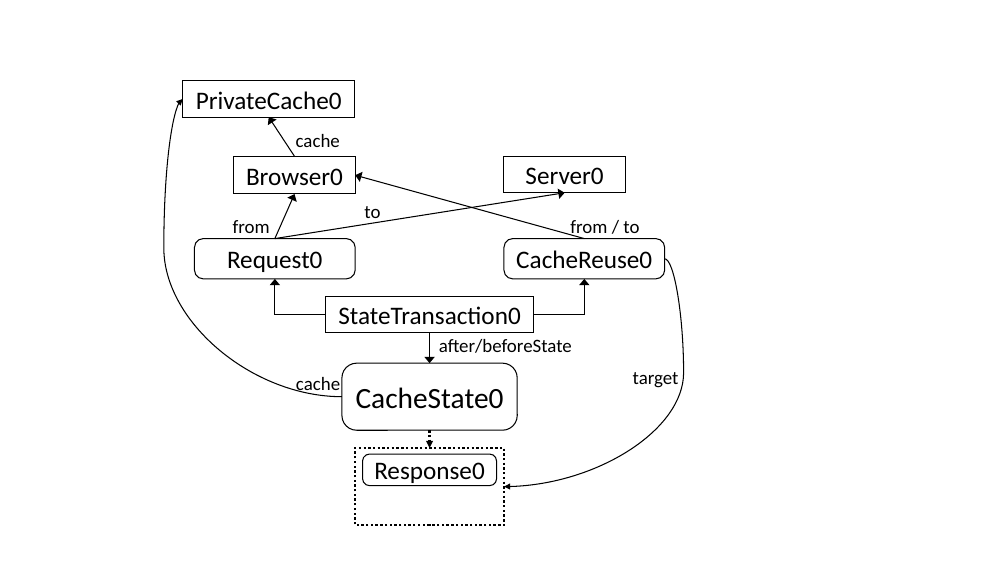
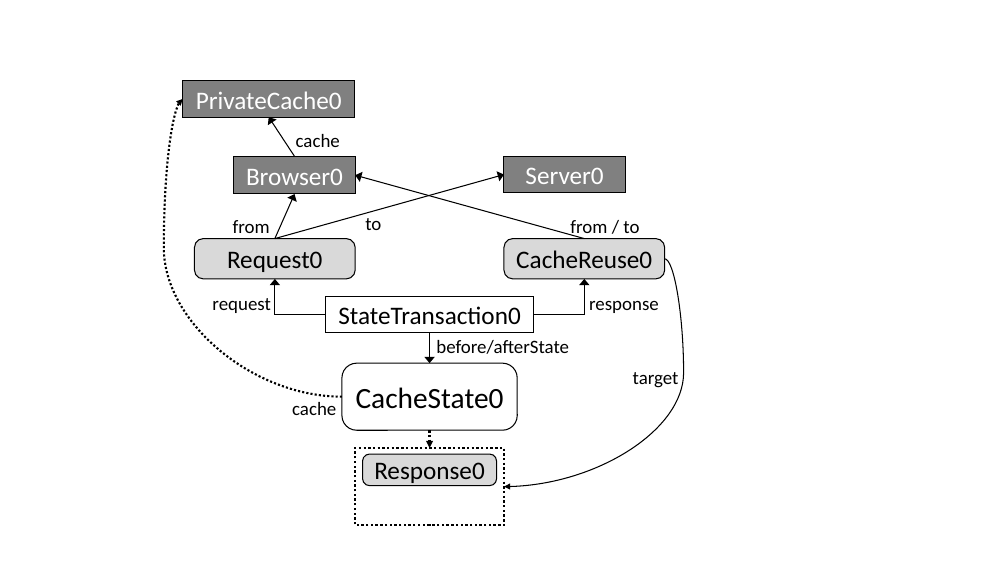
Before and after one commit to simahell/Master-Thesis, a slide deck: slide 9 of fig/fig.pptx. Drawn at 1008x567 pixels with LibreOffice and Linux fonts; fonts in the diff are those of the drawing. Boxes give left, top, right and bottom in pixels: in the first picture for what was removed or moved away, otherwise in the second. Text is boxed around its words. In the diff, an @@ line names an element or a change of style, - is before the commit and + after.

```diff
--- a/fig/fig.pptx
+++ b/fig/fig.pptx
@@ curved arrow (342, 397) - (183, 99): stroke #000000 1 pt to #000000 2 pt dashed @@
@@ text colour #000000 to #FFFFFF; fill none to #808080 in 3 elements at box(504, 157, 625, 193), box(183, 81, 355, 117), box(234, 157, 355, 194) @@
@@ arrow moved from (275, 239) - (565, 193) to (275, 239) - (504, 175) @@
@@ text "to" rewrapped from box(364, 206, 380, 224) to box(365, 218, 381, 230) @@
@@ text added at box(212, 298, 270, 313), 18 pt, text #000000 @@
+request
@@ text added at box(589, 301, 659, 313), 18 pt, text #000000 @@
+response
@@ text at box(436, 340, 569, 354): text changed @@
-after/beforeState
+before/afterState
@@ text "cache" rewrapped from box(296, 377, 340, 395) to box(292, 402, 336, 415) @@
@@ fill none to #D9D9D9 in 3 elements at box(194, 239, 355, 279), box(504, 239, 665, 279), box(363, 454, 497, 486) @@
```
Also in this commit, not shown: 4 other files.
